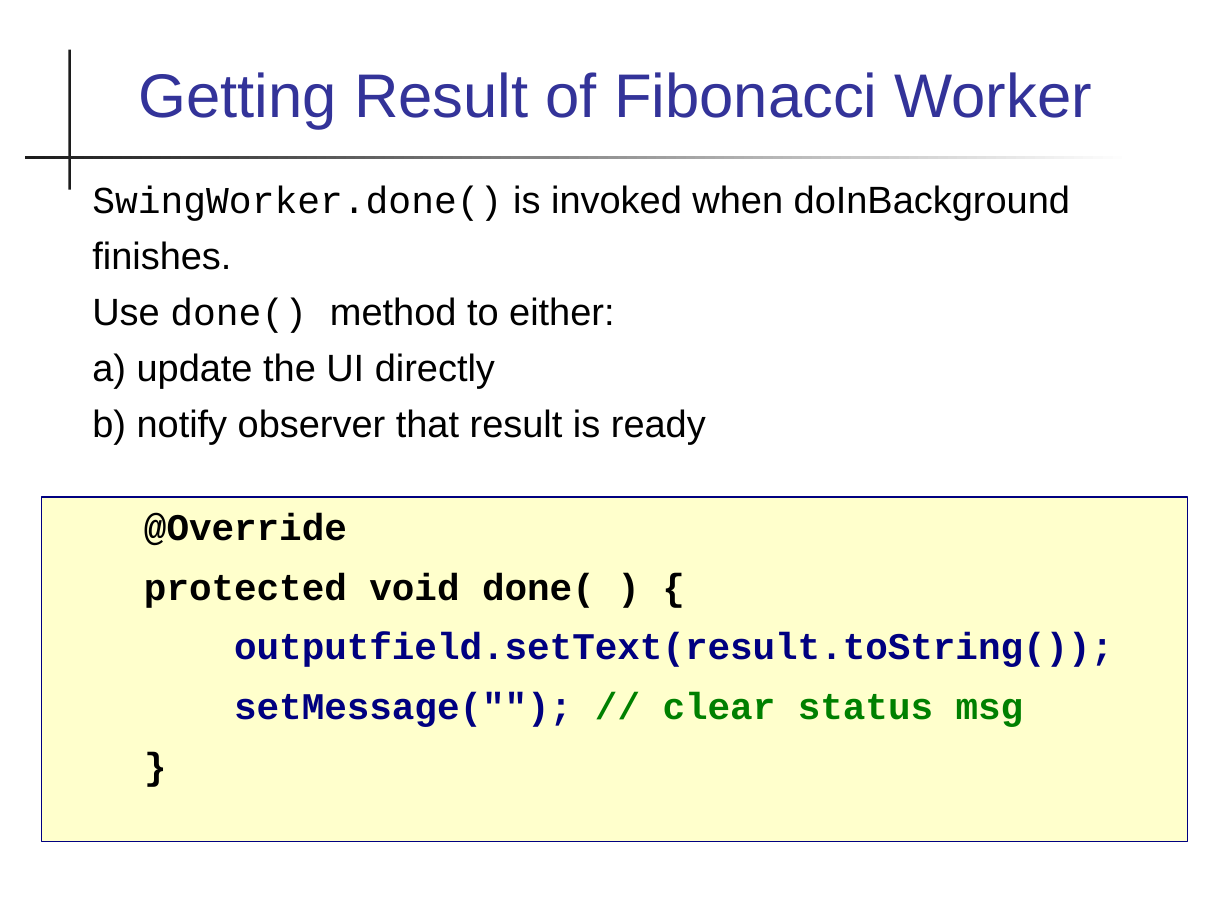
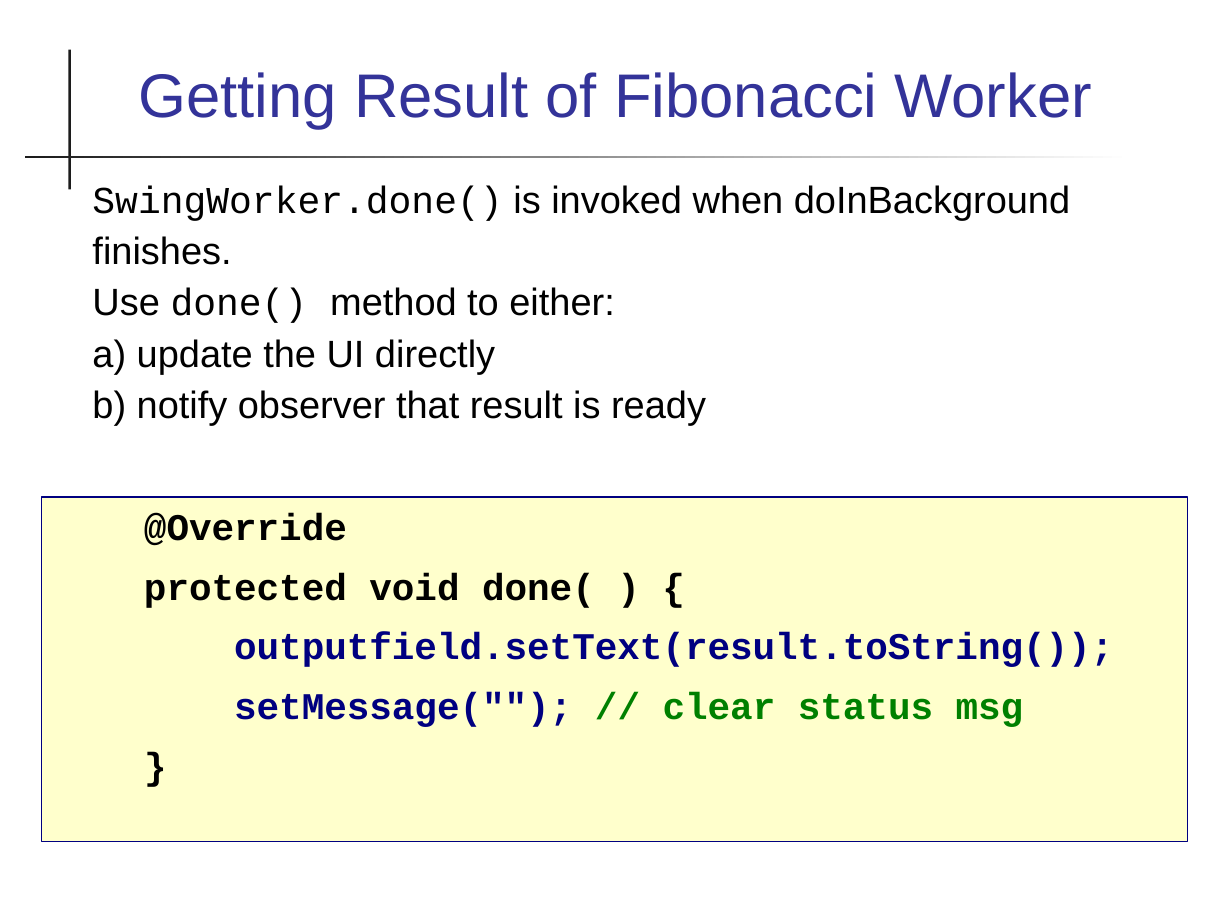
Before and after one commit to skeoop/skeoop.github.io, a slide deck: slide 15 of week12/Threads-in-Swing.ppt. Drawn at 1232x924 pixels with LibreOffice and Linux fonts; fonts in the diff are those of the drawing. Boxes give left, top, right and bottom in pixels: in the first picture for what was removed or moved away, otherwise in the second. Text is boxed around its words. In the diff, an @@ line names an element or a change of style, - is before the commit and + after.

```diff
--- a/week12/Threads-in-Swing.ppt
+++ b/week12/Threads-in-Swing.ppt
@@ text "SwingWorker.done() is invoked when doInBackground" at <box>92,185,1070,425</box>: indent changed; line spacing 1 to 0.9 @@
```
Also in this commit, not shown: 11 other slides changed, 2 other files.
